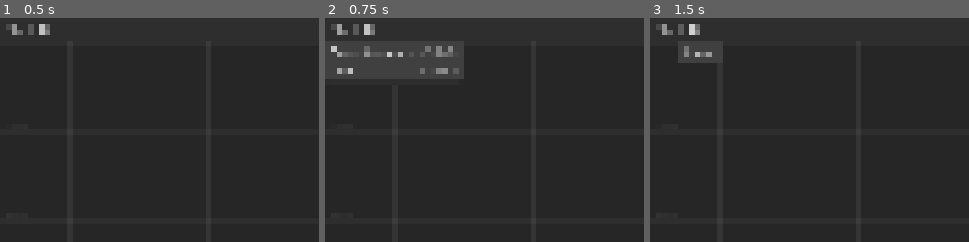
Above: before the commit, frames 1-3 (left to right).
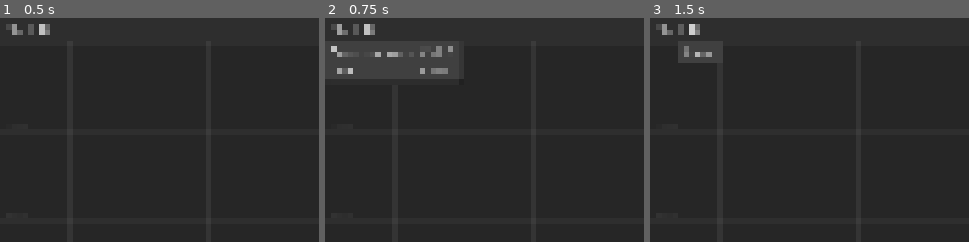
Above: after the commit, the same moments.

Repository: PiOverFour/filesize-graph
Game: Godot game, scene res://Main.tscn
The game is run twice, just before and just after one commit, with the same random seed, the same clock (stepped at 60 frames per second) and the same inputs.
Inputs:
- Up to frame 1 (0.5 s): no input
- Up to frame 2 (0.75 s): click "File" at 0.5 s
- Up to frame 3 (1.5 s): click "Edit" at 1.25 s
The pictures show only the part of the screen within x 0-50%, y 0-50%; the shares and areas given below are measured in that part.

Frame 1 is identical in both runs. In frame 2, 0.6% of the frame differs, in the area x 12-43%, y 12-25%; in frame 3, nothing differs.

Commit message:
Add tooltips, set labels to text case

Diff:
--- a/FileMenu.gd
+++ b/FileMenu.gd
@@ -20,7 +20,7 @@
 
 func _ready():
     popup = get_popup()
-    popup.add_item("Open Sequence", 0, KEY_MASK_CTRL | KEY_O)
+    popup.add_item("Open sequence", 0, KEY_MASK_CTRL | KEY_O)
     popup.add_item("Quit", 1, KEY_MASK_CTRL | KEY_Q)
 
     popup.id_pressed.connect(_on_item_pressed)
--- a/ImageSequence.tscn
+++ b/ImageSequence.tscn
@@ -49,12 +49,14 @@
 [node name="ShowInExplorerButton" type="Button" parent="MarginContainer/VBoxContainer/VBoxContainer/ButtonContainer2"]
 layout_mode = 2
 size_flags_horizontal = 0
-text = "Show in Explorer"
+tooltip_text = "Open the directory containing this sequence in the file manager / explorer."
+text = "Show in file manager"
 
 [node name="DeleteSelectedButton" type="Button" parent="MarginContainer/VBoxContainer/VBoxContainer/ButtonContainer2"]
 layout_mode = 2
 size_flags_horizontal = 0
-text = "Delete Selected"
+tooltip_text = "Delete the selected files."
+text = "Delete selected"
 
 [node name="ButtonContainer" type="HBoxContainer" parent="MarginContainer/VBoxContainer/VBoxContainer"]
 layout_mode = 2
@@ -63,20 +65,24 @@
 [node name="ZoomToButton" type="Button" parent="MarginContainer/VBoxContainer/VBoxContainer/ButtonContainer"]
 layout_mode = 2
 size_flags_horizontal = 0
-text = "Zoom To"
+tooltip_text = "Pan and zoom the view so that the graph for this sequence fits the view."
+text = "Zoom to"
 
 [node name="ReloadButton2" type="Button" parent="MarginContainer/VBoxContainer/VBoxContainer/ButtonContainer"]
 layout_mode = 2
 size_flags_horizontal = 0
-text = "Reload"
+tooltip_text = "Scan the sequence again to see what changed on disk."
+text = "Refresh"
 
 [node name="RemoveButton2" type="Button" parent="MarginContainer/VBoxContainer/VBoxContainer/ButtonContainer"]
 layout_mode = 2
 size_flags_horizontal = 0
+tooltip_text = "Remove this sequence from the list."
 text = "Remove"
 
 [node name="SequencePathContainer" type="HBoxContainer" parent="MarginContainer/VBoxContainer/VBoxContainer"]
 layout_mode = 2
+tooltip_text = "Path of the sequence on disk."
 alignment = 2
 
 [node name="SequencePath" type="Label" parent="MarginContainer/VBoxContainer/VBoxContainer/SequencePathContainer"]
--- a/Main.tscn
+++ b/Main.tscn
@@ -37,6 +37,7 @@
 
 [node name="ConfirmDeleteDialog" type="ConfirmationDialog" parent="."]
 position = Vector2i(505, 303)
+title = "Please confirm..."
 size = Vector2i(201, 100)
 dialog_text = "Delete selected images?"
 
